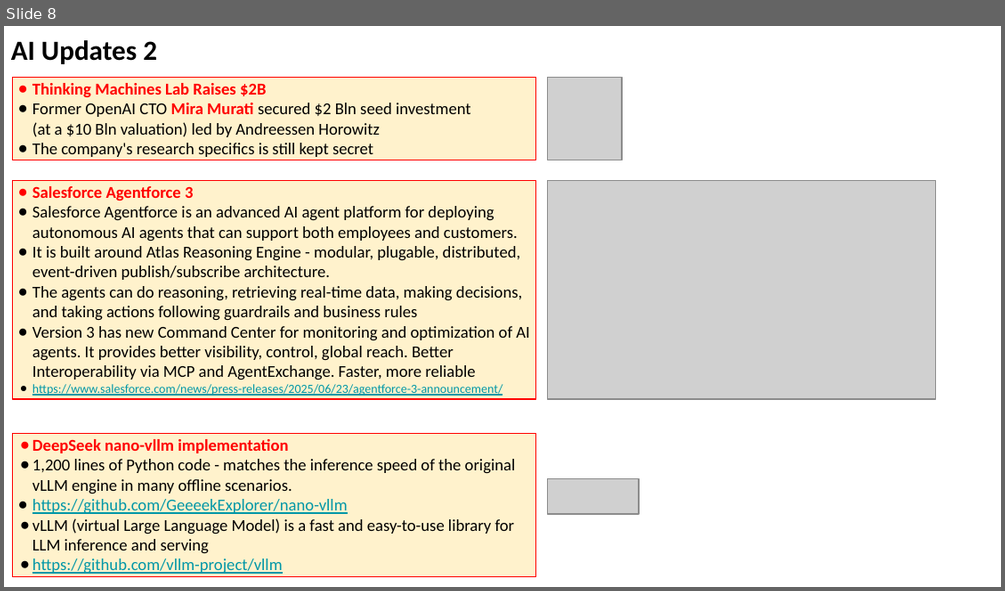
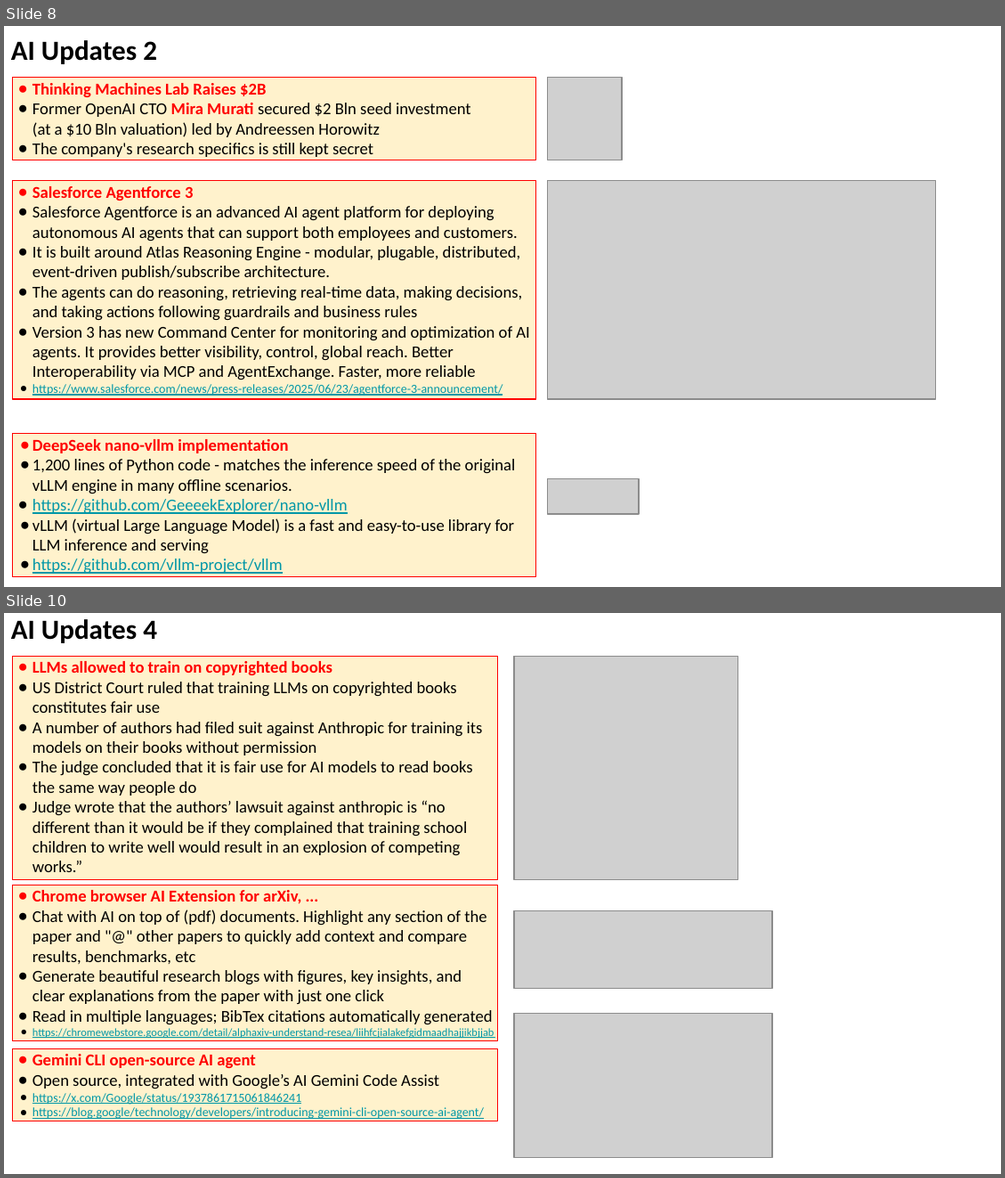
Before and after one commit to lselector/seminar, a slide deck: 2025/2025-06-27-AI-Updates.pptx. Shown one above the other, each under a label of ours: slide 8 before the commit, slides 8 and 10 after it; the slides between them are not shown. The pictures are 1005x591 and 1005x1178 pixels, drawn with LibreOffice and Linux fonts; fonts in the diff are those of the drawing; grey boxes stand for pictures. Boxes give left, top, right and bottom in pixels: in the first picture for what was removed or moved away, otherwise in the second. Text is boxed around its words. In the diff, an @@ line names an element or a change of style, - is before the commit and + after.

```diff
--- a/2025/2025-06-27-AI-Updates.pptx
+++ b/2025/2025-06-27-AI-Updates.pptx
@@ slide 10 added at [4, 613, 1001, 1174], background #FFFFFF @@
@@ text added at [11, 619, 157, 643], 20 pt, text #000000, bold @@
+AI Updates 4
@@ rectangle added at [13, 656, 497, 879], fill #FFF2CC, outline #FF0000 0.75 pt, 12 pt, text #000000 @@
+● LLMs allowed to train on copyrighted books
+● US District Court ruled that training LLMs on copyrighted books constitutes fair use
+● A number of authors had filed suit against Anthropic for training its models on their books without permission
+● The judge concluded that it is fair use for AI models to read books the same way people do
+● Judge wrote that the authors’ lawsuit against anthropic is “no different than it would be if they complained that training school children to write well would result in an explosion of competing works.”
@@ picture added at [514, 656, 737, 879] @@
@@ rectangle added at [13, 884, 497, 1040], fill #FFF2CC, outline #FF0000 0.75 pt, 12 pt, text #000000 @@
+● Chrome browser AI Extension for arXiv, ...
+● Chat with AI on top of (pdf) documents. Highlight any section of the paper and "@" other papers to quickly add context and compare results, benchmarks, etc
+● Generate beautiful research blogs with figures, key insights, and clear explanations from the paper with just one click
+● Read in multiple languages; BibTex citations automatically generated
+● https://chromewebstore.google.com/detail/alphaxiv-understand-resea/liihfcjialakefgidmaadhajjikbjjab
@@ picture added at [514, 911, 773, 988] @@
@@ picture added at [514, 1013, 773, 1158] @@
@@ rectangle added at [13, 1048, 497, 1121], fill #FFF2CC, outline #FF0000 0.75 pt, 9 pt, text #0097A7, underline @@
+● Gemini CLI open-source AI agent
+● Open source, integrated with Google’s AI Gemini Code Assist
+● https://x.com/Google/status/1937861715061846241
+● https://blog.google/technology/developers/introducing-gemini-cli-open-source-ai-agent/
```
Also in this commit, not shown: 2 slides changed, 2 other slides added.
